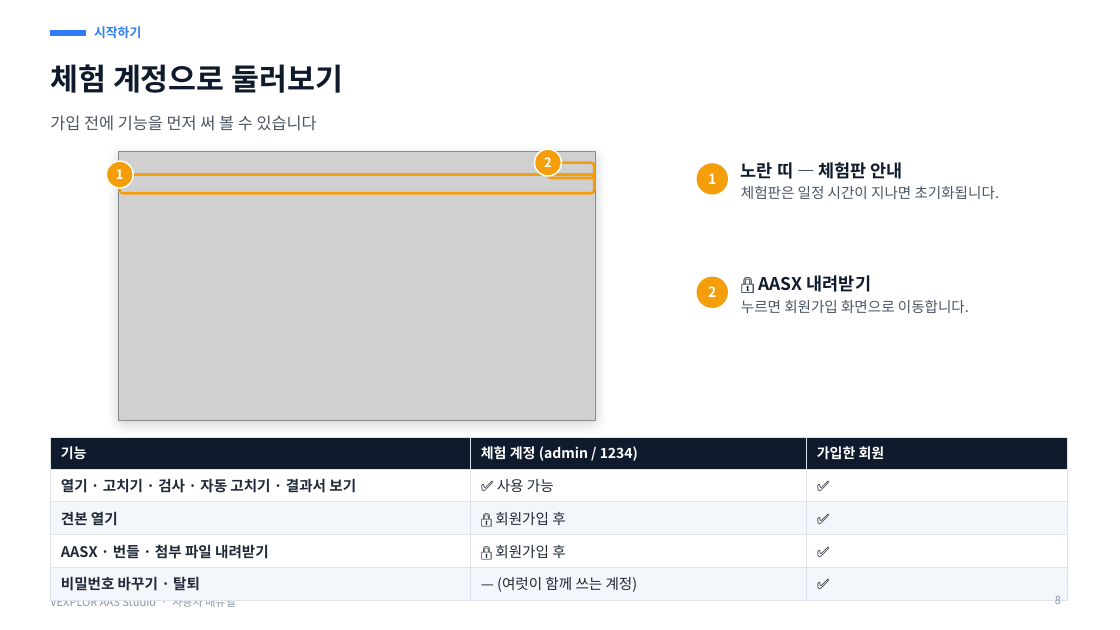
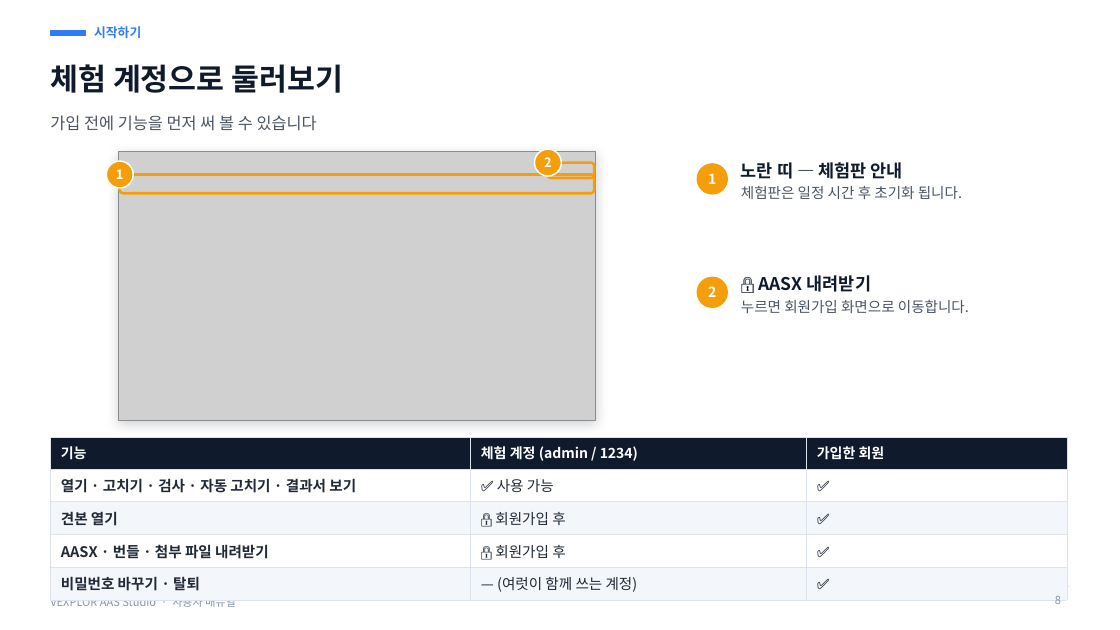
Before and after one commit to waceinc/vexplor-aas, a slide deck: slide 8 of VEXPLOR_AAS_Studio_user_manual.pptx. Drawn at 1120x630 pixels with LibreOffice and Linux fonts; fonts in the diff are those of the drawing; grey boxes stand for pictures. Boxes give left, top, right and bottom in pixels: in the first picture for what was removed or moved away, otherwise in the second. Text is boxed around its words. In the diff, an @@ line names an element or a change of style, - is before the commit and + after.

Commit message:
소개 페이지 · 매뉴얼 — 검사 결과 · 로그인 그림을 지금 화면으로(「제출」 문구 · 띄어쓰기 반영)

```diff
--- a/VEXPLOR_AAS_Studio_user_manual.pptx
+++ b/VEXPLOR_AAS_Studio_user_manual.pptx
@@ text at [741,186,962,199]: text changed @@
-체험판은 일정 시간이 지나면 초기화됩니다.
+체험판은 일정 시간 후 초기화 됩니다.
```
Also in this commit, not shown: 8 other slides changed, 2 other files.
